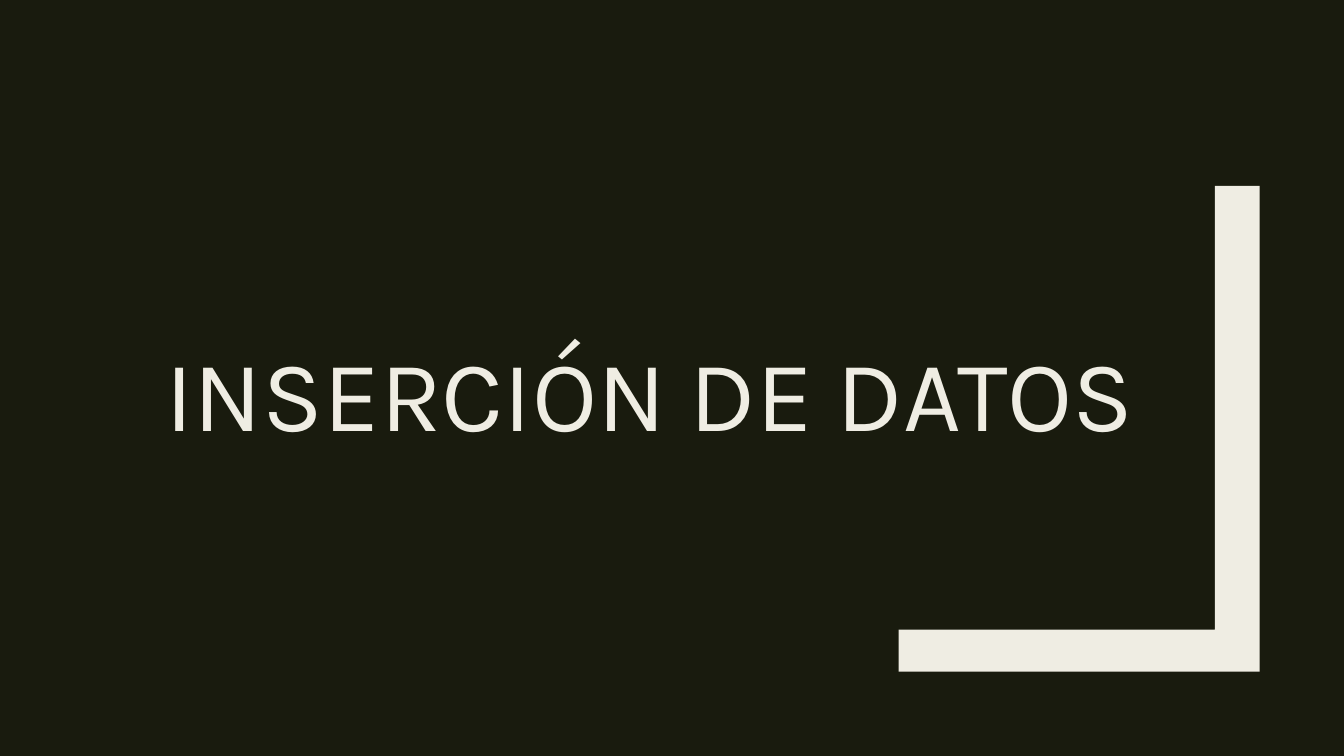
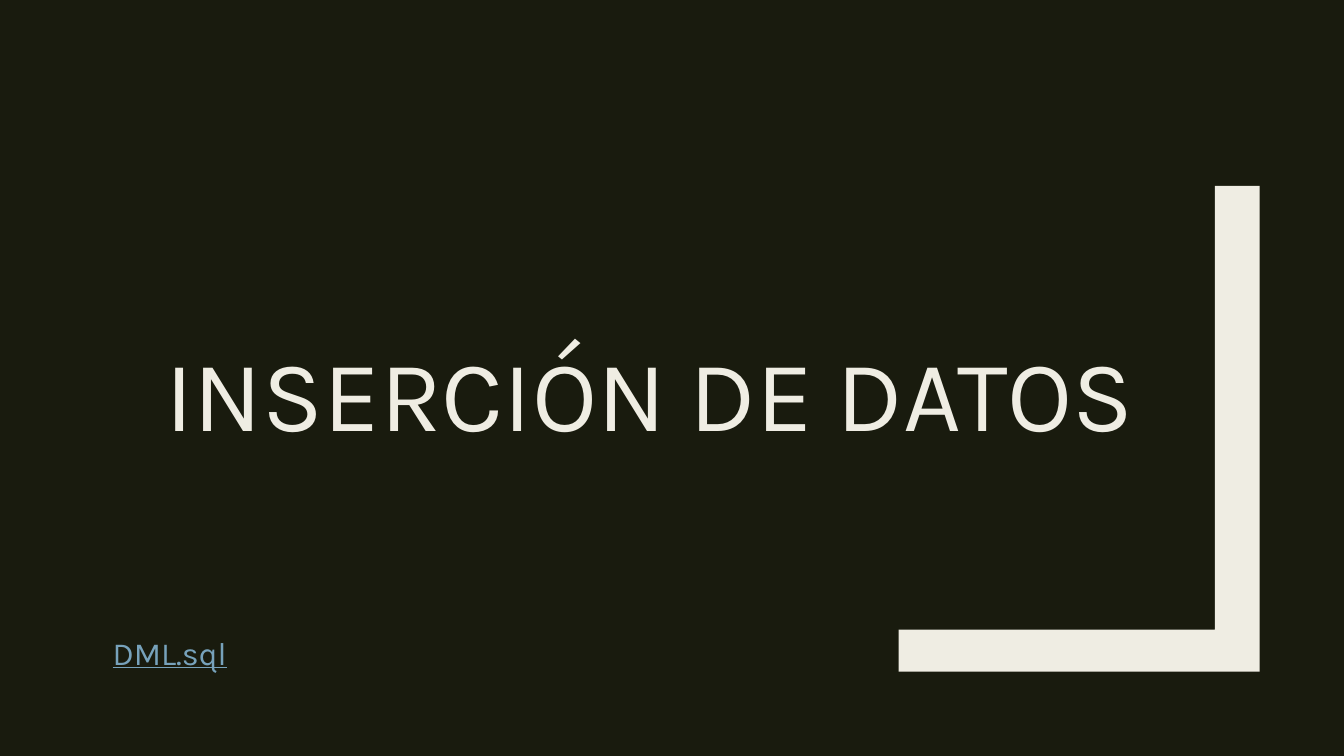
Before and after one commit to Helinks/SI-DLYTime, a slide deck: slide 7 of 3-Trimestre/DLYTimeDB.pptx. Drawn at 1344x756 pixels with LibreOffice and Linux fonts; fonts in the diff are those of the drawing. Boxes give left, top, right and bottom in pixels: in the first picture for what was removed or moved away, otherwise in the second. Text is boxed around its words. In the diff, an @@ line names an element or a change of style, - is before the commit and + after.

```diff
--- a/3-Trimestre/DLYTimeDB.pptx
+++ b/3-Trimestre/DLYTimeDB.pptx
@@ text added at bbox=[113, 643, 227, 673], 23 pt, text #77A2BB, underline @@
+DML.sql
```
Also in this commit, not shown: 5 other slides changed, 11 slides added, 7 slides removed.
